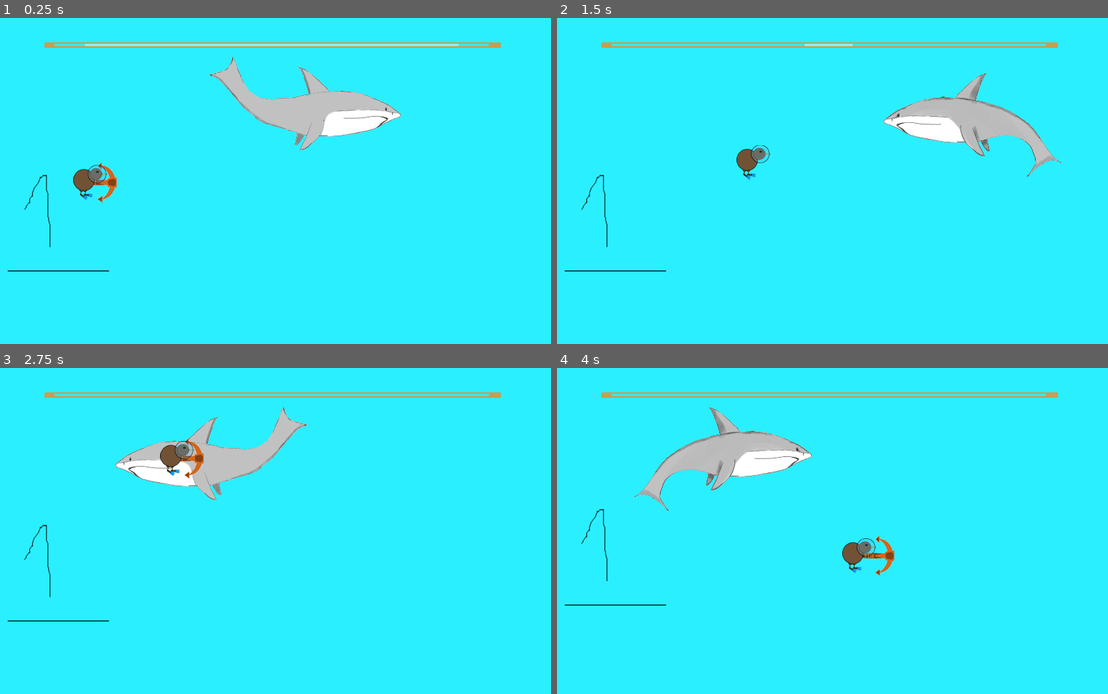
Above: before the commit, frames 1-4 (two rows, left to right).
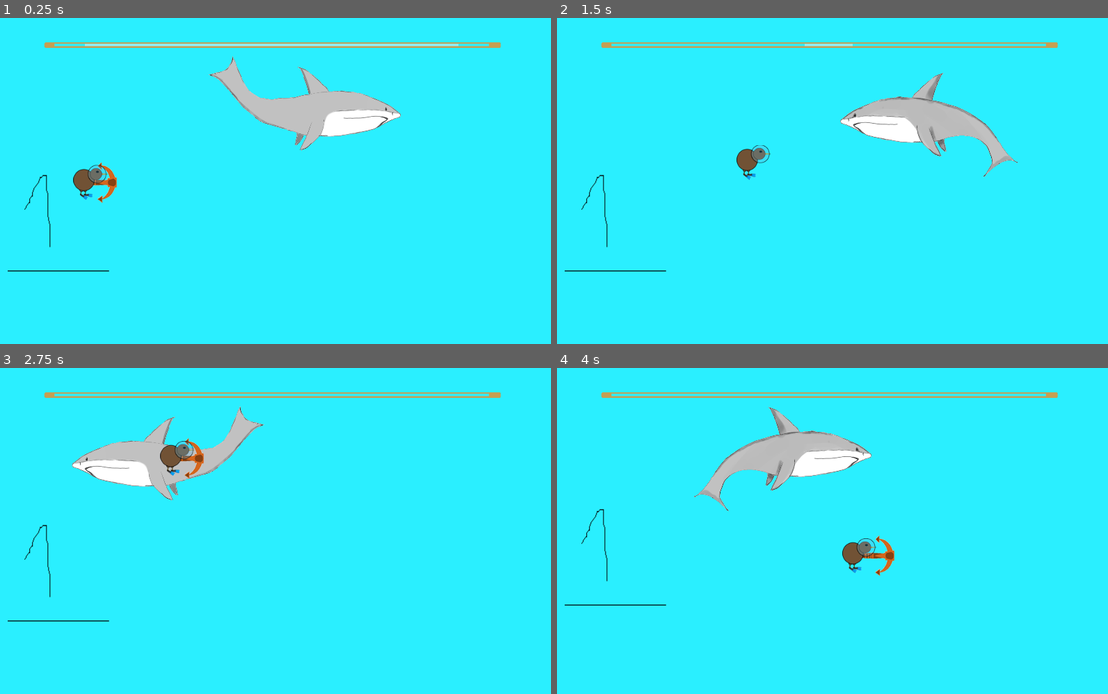
Above: after the commit, the same moments.

Repository: Cpt-Barbosa/CodeGameJam2022
Game: Godot game, scene res://scenes/Game.tscn
The game is run twice, just before and just after one commit, with the same random seed, the same clock (stepped at 60 frames per second) and the same inputs.
Inputs:
- Up to frame 1 (0.25 s): no input
- Up to frame 2 (1.5 s): hold D (move_right) from 0.53 s (still down); tap Space (jump) at 0.77 s
- Up to frame 3 (2.75 s): tap Space (jump) at 1.52 s; release D (move_right) at 2.03 s; hold Q (move_left) from 2.03 s (still down)
- Up to frame 4 (4 s): release Q (move_left) at 2.78 s; hold D (move_right) from 2.78 s (still down); tap Space (jump) at 3.02, 3.77 s

The runs differ from the first frame. In frame 1, less than 0.1% of the frame differs, in the area x 7-91%, y 7-10%; in frame 2, 4.2%; in frame 3, 4.3%; in frame 4, 4.8%, in the area x 7-91%, y 7-44%.

Commit message:
Réarrangement niveau

Diff:
--- a/scenes/Game.tscn
+++ b/scenes/Game.tscn
@@ -6,18 +6,26 @@
 [ext_resource path="res://scenes/barreOxy.tscn" type="PackedScene" id=4]
 [ext_resource path="res://scenes/Coffre.tscn" type="PackedScene" id=5]
 
-[sub_resource type="RectangleShape2D" id=4]
-extents = Vector2( 34.5, 1749.25 )
-
 [sub_resource type="RectangleShape2D" id=5]
 extents = Vector2( 527.5, 10 )
+
+[sub_resource type="RectangleShape2D" id=7]
+extents = Vector2( 15, 1711.5 )
+
+[sub_resource type="RectangleShape2D" id=8]
+extents = Vector2( 10, 1710 )
 
 [sub_resource type="RectangleShape2D" id=6]
 extents = Vector2( 263.389, 17.625 )
 
+[sub_resource type="CircleShape2D" id=9]
+
+[sub_resource type="CircleShape2D" id=10]
+
 [node name="Game" type="Node2D"]
-
-[node name="barreOxy" parent="." instance=ExtResource( 4 )]
+__meta__ = {
+"_edit_horizontal_guides_": [  ]
+}
 
 [node name="Background" type="Node2D" parent="."]
 
@@ -26,22 +34,7 @@
 scale = Vector2( 1.28625, 1.721 )
 texture = ExtResource( 3 )
 
-[node name="requin" parent="." instance=ExtResource( 1 )]
-position = Vector2( 479, 184 )
-
-[node name="Area2D" type="Area2D" parent="."]
-position = Vector2( 0, 242.5 )
-
-[node name="mur" type="CollisionShape2D" parent="Area2D"]
-position = Vector2( -33, 1512.5 )
-shape = SubResource( 4 )
-
-[node name="Area2D2" type="Area2D" parent="."]
-position = Vector2( 1012, 243 )
-
-[node name="mur" type="CollisionShape2D" parent="Area2D2"]
-position = Vector2( 49, 1497 )
-shape = SubResource( 4 )
+[node name="barreOxy" parent="." instance=ExtResource( 4 )]
 
 [node name="Sol" type="StaticBody2D" parent="."]
 position = Vector2( 529, 3435 )
@@ -50,19 +43,48 @@
 position = Vector2( -15.5, 0 )
 shape = SubResource( 5 )
 
+[node name="MurGauche" type="StaticBody2D" parent="."]
+position = Vector2( -33, 223 )
+
+[node name="CollisionShape2D" type="CollisionShape2D" parent="MurGauche"]
+position = Vector2( 28, 1490.5 )
+shape = SubResource( 7 )
+
+[node name="MurDroit" type="StaticBody2D" parent="."]
+position = Vector2( 1011, 190 )
+
+[node name="CollisionShape2D" type="CollisionShape2D" parent="MurDroit"]
+position = Vector2( 0, 1521 )
+shape = SubResource( 8 )
+
+[node name="PlatTest" type="StaticBody2D" parent="."]
+position = Vector2( 247, 462 )
+scale = Vector2( 0.984108, 1 )
+
+[node name="CollisionShape2D" type="CollisionShape2D" parent="PlatTest"]
+position = Vector2( -1.01614, 0 )
+shape = SubResource( 6 )
+
+[node name="TriggerRequinG" type="Area2D" parent="."]
+position = Vector2( 11, 188 )
+
+[node name="CollisionShape2D" type="CollisionShape2D" parent="TriggerRequinG"]
+shape = SubResource( 9 )
+
+[node name="TriggerRequinD" type="Area2D" parent="."]
+position = Vector2( 995, 194 )
+
+[node name="CollisionShape2D" type="CollisionShape2D" parent="TriggerRequinD"]
+shape = SubResource( 10 )
+
+[node name="requin" parent="." instance=ExtResource( 1 )]
+position = Vector2( 479, 184 )
+
 [node name="Joueur" parent="." instance=ExtResource( 2 )]
 position = Vector2( 157, 300 )
 jump_height = 100.0
 jump_time_to_peak = 1.0
 jump_time_to_descent = 1.0
 
-[node name="StaticBody2D" type="StaticBody2D" parent="."]
-position = Vector2( 247, 462 )
-scale = Vector2( 0.984108, 1 )
-
-[node name="CollisionShape2D" type="CollisionShape2D" parent="StaticBody2D"]
-position = Vector2( -1.01614, 0 )
-shape = SubResource( 6 )
-
 [node name="Coffre" parent="." instance=ExtResource( 5 )]
 position = Vector2( 527, 3329 )
--- a/scenes/Joueur.tscn
+++ b/scenes/Joueur.tscn
@@ -1,10 +1,9 @@
-[gd_scene load_steps=17 format=2]
+[gd_scene load_steps=16 format=2]
 
 [ext_resource path="res://scripts/Joueur.gd" type="Script" id=1]
 [ext_resource path="res://sprite/joueur/Kiwi_-_droite_64.png" type="Texture" id=2]
 [ext_resource path="res://sprite/joueur/Kiwi_-_bas_64.png" type="Texture" id=3]
 [ext_resource path="res://sprite/joueur/Kiwi_D_Coffre.png" type="Texture" id=4]
-[ext_resource path="res://scenes/barreOxy.tscn" type="PackedScene" id=5]
 [ext_resource path="res://sprite/joueur/Kiwi_B_Coffre.png" type="Texture" id=6]
 [ext_resource path="res://sprite/joueur/attack 4.png" type="Texture" id=7]
 [ext_resource path="res://sprite/joueur/attack 2.png" type="Texture" id=8]
@@ -132,8 +131,6 @@
 limit_bottom = 3445
 smoothing_enabled = true
 
-[node name="barreOxy" parent="." instance=ExtResource( 5 )]
-
 [node name="AnimationPlayer" type="AnimationPlayer" parent="."]
 autoplay = "Test"
 anims/RESET = SubResource( 4 )
Not shown: 1 places in scenes/Game.tscn that only renumber resources
